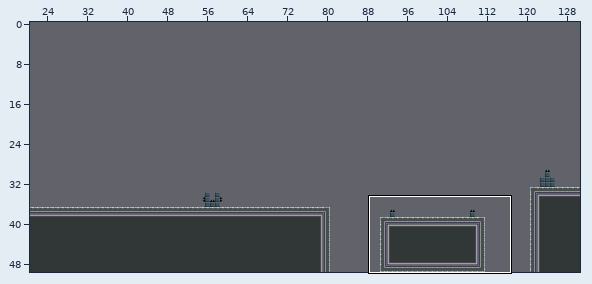
Two versions of a level (Tiled map, android/assets/levels/level9.tmx). The picture above shows the old version from afar; the outline marks the close-up.
Close-up. Before the edit:
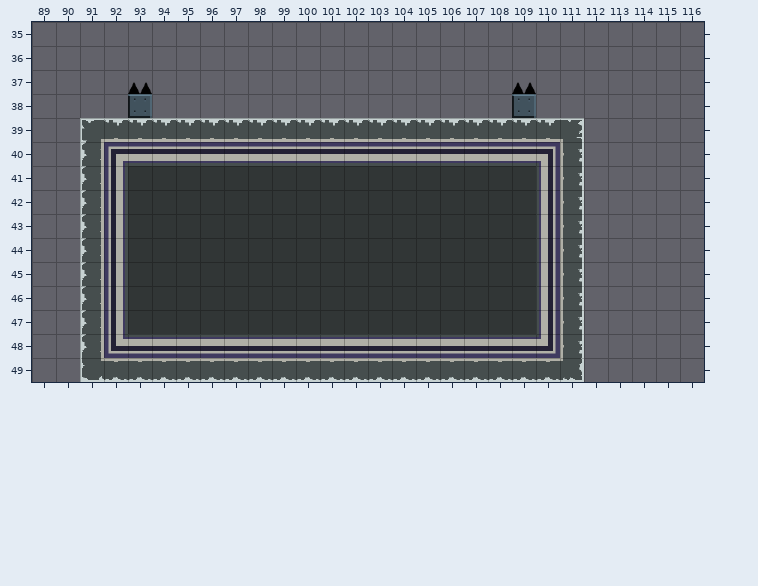
Cells are 32x32 px. Shown: x 89..116, y 35..49. The commit also changed other parts of the map, which this record leaves out.
Once edited:
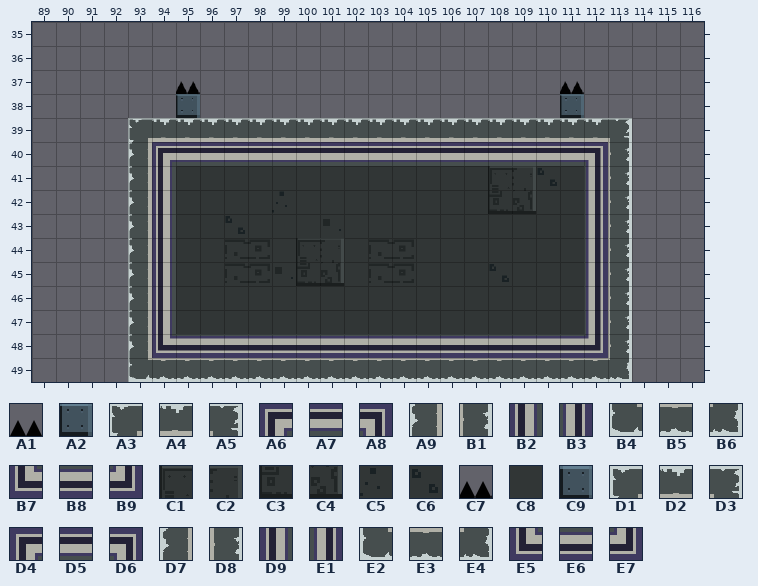
Key: from "tiles_128": A1 13; from "tileset": A2 37, A3 48, A4 49, A5 50, A6 53, A7 54, A8 55, A9 64, B1 66, B2 69, B3 71, B4 80, B5 81, B6 82, B7 85, B8 86, B9 87, C1 88, C2 89, C3 104, C4 105, C5 119, C6 133, C7 145; from "tileset-new": C8 16, C9 35 "3", D1 45, D2 46, D3 47, D4 50, D5 51, D6 52, D7 60, D8 62, D9 65, E1 67, E2 75, E3 76, E4 77, E5 80, E6 81, E7 82.
__ is an empty cell, .. an unchanged one.
Edits made:
--- layer "Platform"
@@ x 91..113 @@
-38 .. .. C9 .. __ .. .. .. .. .. .. .. .. .. .. .. .. .. C9 .. __ .. ..
-39 D1 D2 D2 D2 D2 D2 D2 D2 D2 D2 D2 D2 D2 D2 D2 D2 D2 D2 D2 D2 D3 __ __
-40 D7 D4 D5 D5 D5 D5 D5 D5 D5 D5 D5 D5 D5 D5 D5 D5 D5 D5 D5 D6 D8 __ __
-41 D7 D9 C8 C8 .. .. .. .. .. .. .. .. .. .. .. .. .. C8 C8 E1 D8 __ __
-42 D7 D9 C8 C8 .. .. .. .. C8 .. .. .. .. .. .. .. .. C8 C8 E1 D8 __ __
-43 D7 D9 C8 C8 .. .. C8 .. .. .. .. .. .. .. .. .. .. .. .. E1 D8 __ __
-44 D7 D9 C8 C8 .. .. .. .. .. C8 C8 .. .. .. .. .. .. .. .. E1 D8 __ __
-45 D7 D9 C8 C8 .. .. .. .. .. C8 C8 .. .. .. .. .. .. C8 .. E1 D8 __ __
-46 D7 D9 C8 C8 .. .. .. .. .. .. .. .. .. .. .. .. .. .. .. E1 D8 __ __
-47 D7 D9 C8 C8 .. .. .. .. .. .. .. .. .. .. .. .. .. .. .. E1 D8 __ __
-48 D7 E5 E6 E6 E6 E6 E6 E6 E6 E6 E6 E6 E6 E6 E6 E6 E6 E6 E6 E7 D8 __ __
-49 E2 E3 E3 E3 E3 E3 E3 E3 E3 E3 E3 E3 E3 E3 E3 E3 E3 E3 E3 E3 E4 __ __
+38 .. .. __ .. A2 .. .. .. .. .. .. .. .. .. .. .. .. .. __ .. A2 .. ..
+39 __ __ A3 A4 A4 A4 A4 A4 A4 A4 A4 A4 A4 A4 A4 A4 A4 A4 A4 A4 A4 A4 A5
+40 __ __ A9 A6 A7 A7 A7 A7 A7 A7 A7 A7 A7 A7 A7 A7 A7 A7 A7 A7 A7 A8 B1
+41 __ __ A9 B2 .. .. .. .. .. .. .. .. .. .. .. .. .. C1 C2 C6 C8 B3 B1
+42 __ __ A9 B2 .. .. .. .. C5 .. .. .. .. .. .. .. .. C3 C4 C8 C8 B3 B1
+43 __ __ A9 B2 .. .. C6 .. .. .. .. .. .. .. .. .. .. .. .. C8 C8 B3 B1
+44 __ __ A9 B2 .. .. .. .. .. C1 C2 .. .. .. .. .. .. .. .. C8 C8 B3 B1
+45 __ __ A9 B2 .. .. .. .. .. C3 C4 .. .. .. .. .. .. C6 .. C8 C8 B3 B1
+46 __ __ A9 B2 .. .. .. .. .. .. .. .. .. .. .. .. .. .. .. C8 C8 B3 B1
+47 __ __ A9 B2 .. .. .. .. .. .. .. .. .. .. .. .. .. .. .. C8 C8 B3 B1
+48 __ __ A9 B7 B8 B8 B8 B8 B8 B8 B8 B8 B8 B8 B8 B8 B8 B8 B8 B8 B8 B9 B1
+49 __ __ B4 B5 B5 B5 B5 B5 B5 B5 B5 B5 B5 B5 B5 B5 B5 B5 B5 B5 B5 B5 B6
--- layer "Spikes"
@@ x 93..111 @@
-37 A1 .. __ .. .. .. .. .. .. .. .. .. .. .. .. .. A1 .. __
+37 __ .. C7 .. .. .. .. .. .. .. .. .. .. .. .. .. __ .. C7
Boxes around the changes in both close-ups, in picture pixels (x1, y1, x2, y2):
changed: (80, 81, 632, 382)
